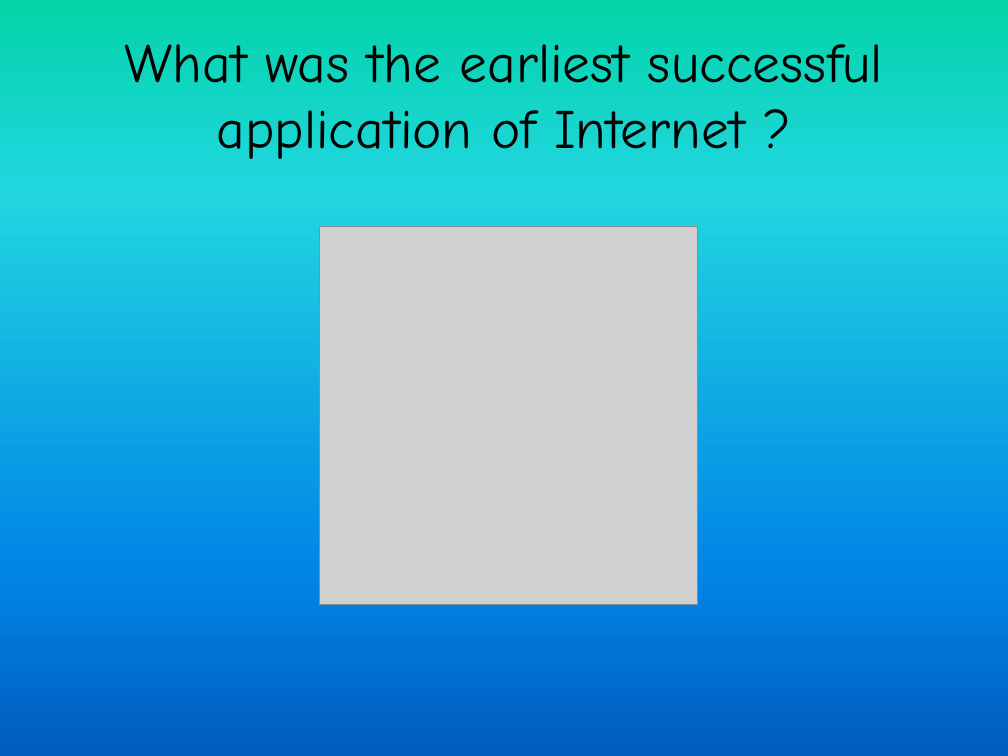
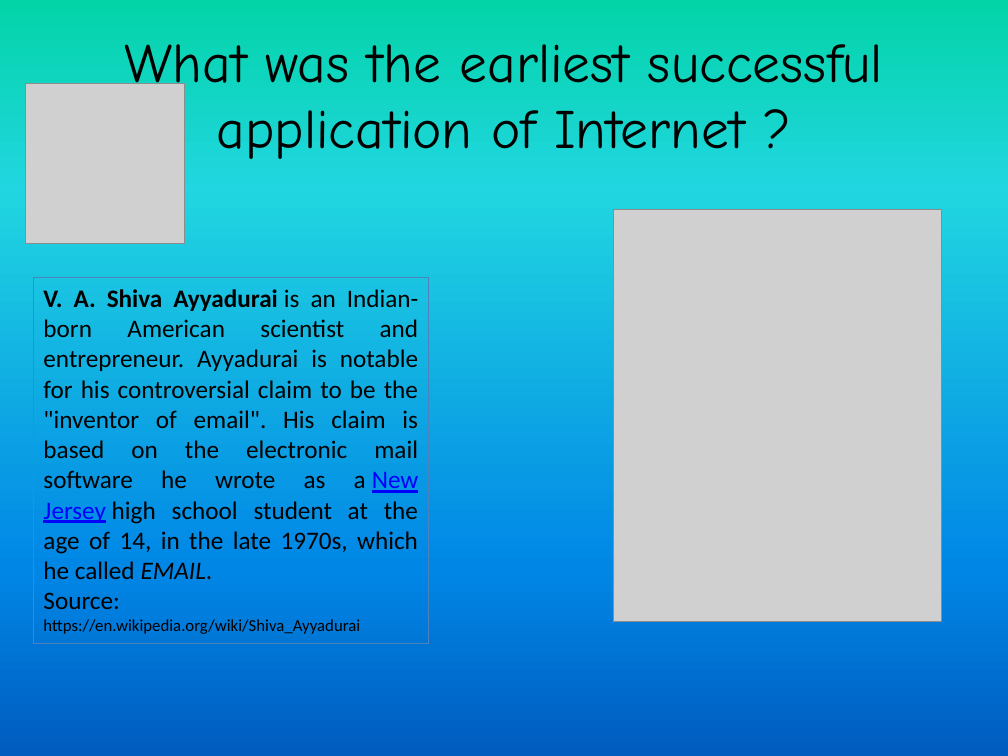
Before and after one commit to girishsukukumar/IOT, a slide deck: slide 41 of IO-1.pptx. Drawn at 1008x756 pixels with LibreOffice and Linux fonts; fonts in the diff are those of the drawing; grey boxes stand for pictures. Boxes give left, top, right and bottom in pixels: in the first picture for what was removed or moved away, otherwise in the second. Text is boxed around its words. In the diff, an @@ line names an element or a change of style, - is before the commit and + after.

```diff
--- a/IO-1.pptx
+++ b/IO-1.pptx
@@ picture added at [25,84,184,243] @@
@@ picture removed at [320,227,698,605] @@
@@ picture added at [613,210,940,621] @@
@@ rectangle added at [33,277,428,644], outline #4F81BD 0.75 pt, 18 pt, text #000000 @@
+V. A. Shiva Ayyadurai is an Indian-born American scientist and entrepreneur. Ayyadurai is notable for his controversial claim to be the "inventor of email". His claim is based on the electronic mail software he wrote as a New Jersey high school student at the age of 14, in the late 1970s, which he called EMAIL.
+Source: https://en.wikipedia.org/wiki/Shiva_Ayyadurai
```
Also in this commit, not shown: 2 other slides changed, 1 slide added.
